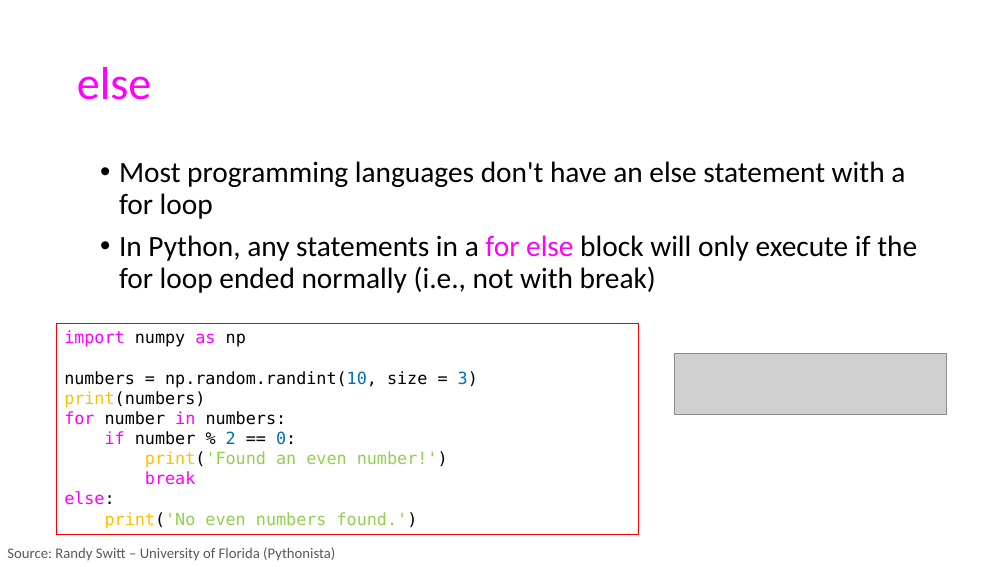
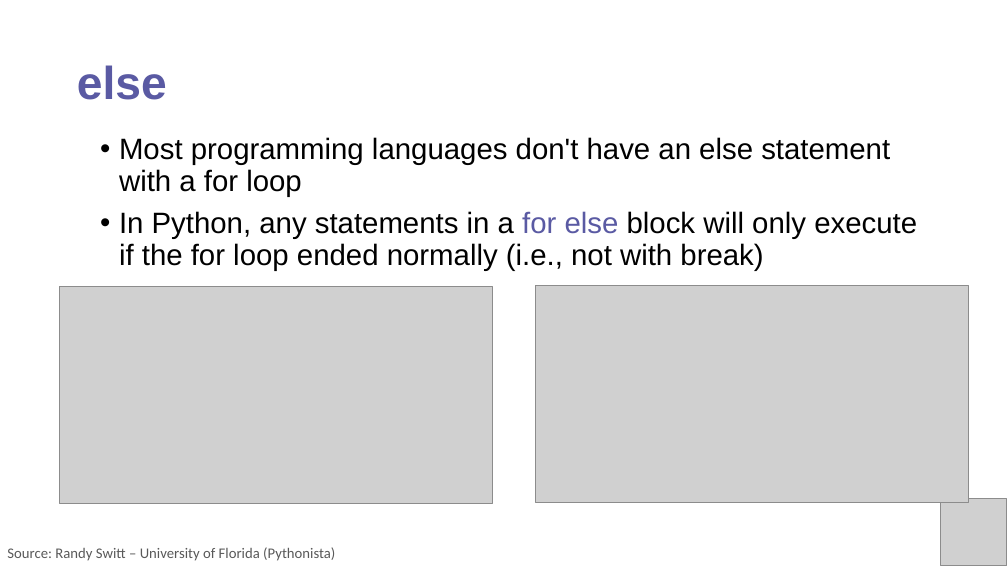
Before and after one commit to PracticumAI/python, a slide deck: slide 6 of presentations/03.1_loops.pptx. Drawn at 1008x567 pixels with LibreOffice and Linux fonts; fonts in the diff are those of the drawing; grey boxes stand for pictures. Boxes give left, top, right and bottom in pixels: in the first picture for what was removed or moved away, otherwise in the second. Text is boxed around its words. In the diff, an @@ line names an element or a change of style, - is before the commit and + after.

Commit message:
Update presentations with new color standards.

```diff
--- a/presentations/03.1_loops.pptx
+++ b/presentations/03.1_loops.pptx
@@ title "else" at [77, 65, 167, 100]: font Calibri to Arial, text colour #FF00FF to #5A5AA3, bold on @@
@@ text "Most programming languages don't have ...": place and size @@
-text "Most programming languages don't have ..." at [119, 161, 917, 293]
+text "Most programming languages don't have ..." at [119, 137, 917, 271]
@@ text "Most programming languages don't have ..." at [119, 137, 917, 271]: font Calibri to Arial; text colour #FF00FF to #5A5AA3 in "for else" @@
@@ picture added at [60, 287, 492, 504] @@
@@ picture added at [535, 285, 968, 502] @@
@@ rectangle removed at [57, 324, 638, 535] @@
-import numpy as np
-numbers = np.random.randint(10, size = 3)
-print(numbers)
-for number in numbers:
-if number % 2 == 0:
-print('Found an even number!')
-break
-else:
-print('No even numbers found.')
@@ picture removed at [675, 354, 946, 415] @@
@@ picture added at [941, 499, 1007, 566] @@
```
Also in this commit, not shown: 9 other slides changed, 3 other files.
